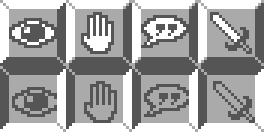
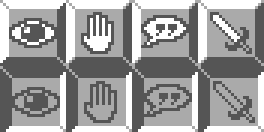
Comparing the layer stacks of the two 264 x 132 images. Changes:
added layer "Icons" above "Plates" over [9, 69, 255, 123]
renamed "Background" to "Plates", painted on it over [0, 69, 264, 132]
added layer "Background" over [0, 69, 264, 132]
